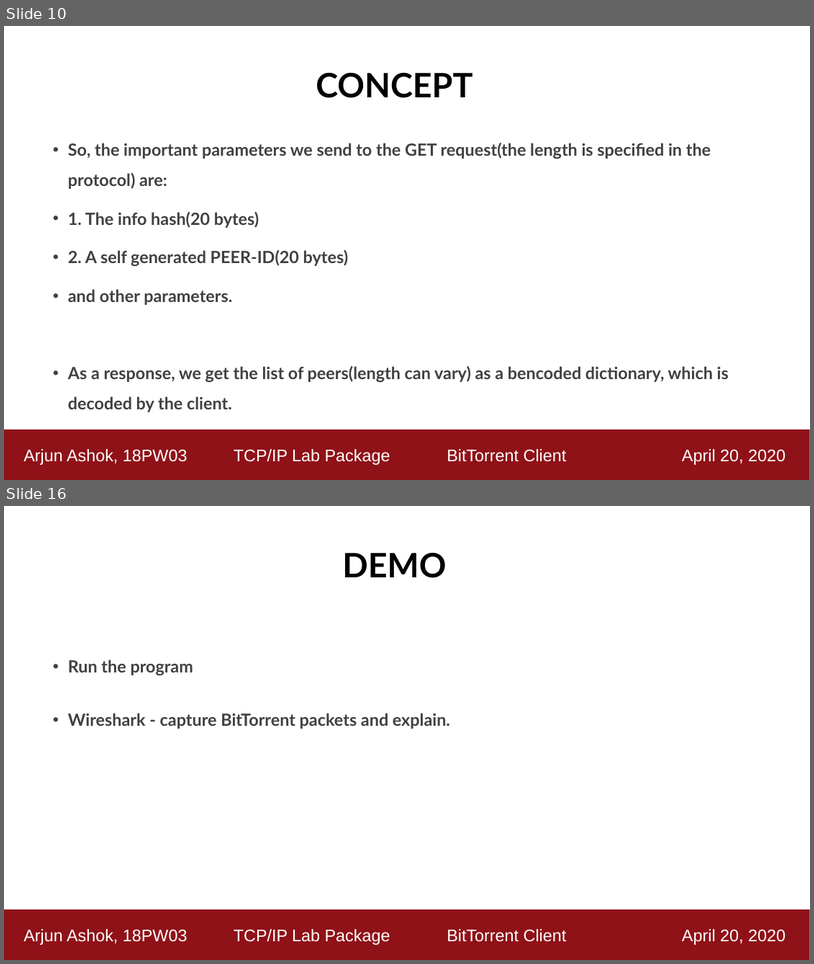
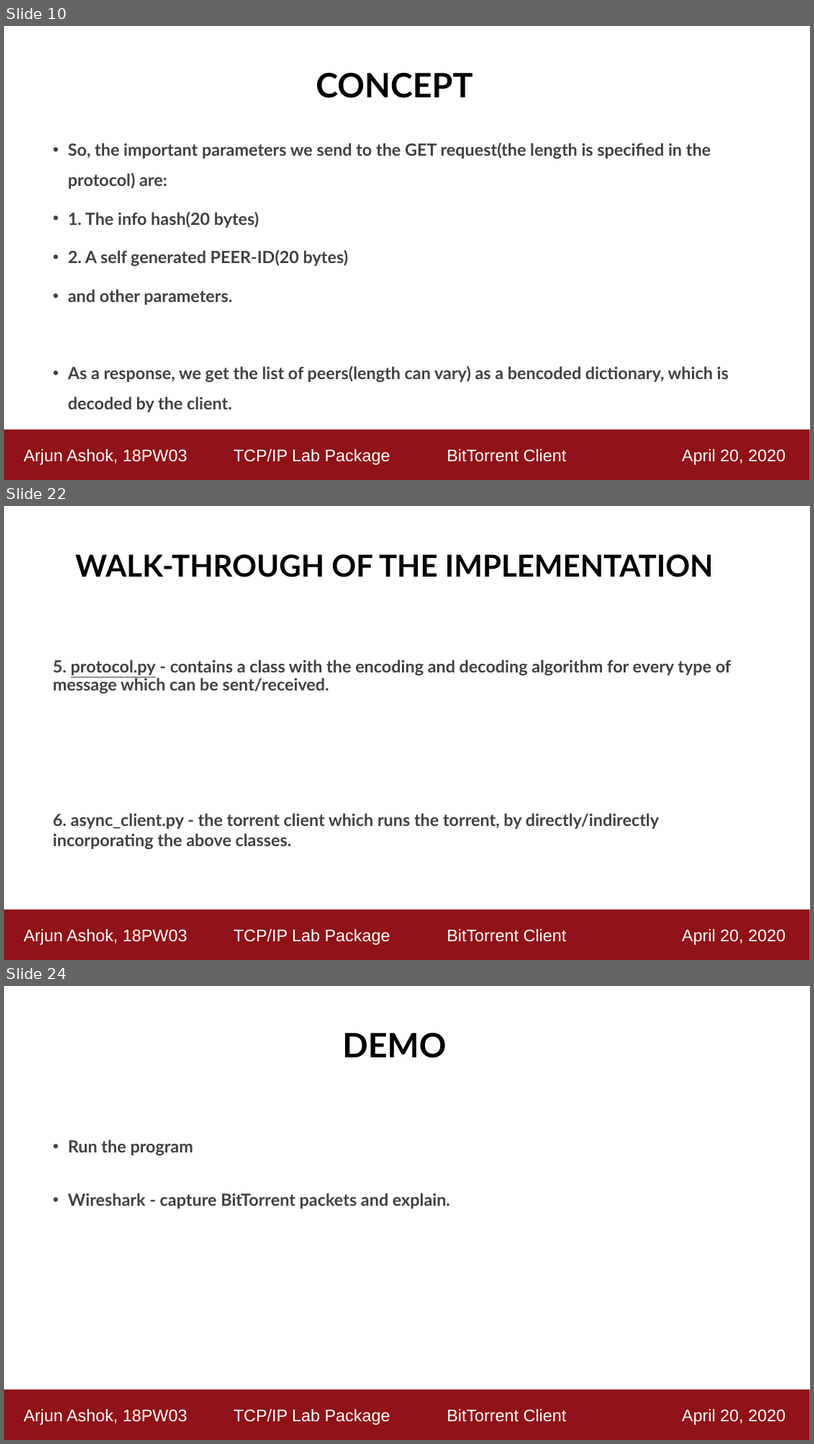
Before and after one commit to ashok-arjun/Torrenter, a slide deck: Demo_Presentation.pptx. Shown one above the other, each under a label of ours: slides 10 and 16 before the commit, slides 10, 22 and 24 after it; the slides between them are not shown. The pictures are 814x964 and 814x1444 pixels, drawn with LibreOffice and Linux fonts; fonts in the diff are those of the drawing. Boxes give left, top, right and bottom in pixels: in the first picture for what was removed or moved away, otherwise in the second. Text is boxed around its words. In the diff, an @@ line names an element or a change of style, - is before the commit and + after.

```diff
--- a/Demo_Presentation.pptx
+++ b/Demo_Presentation.pptx
@@ slide 22 added at <box>4,506,810,960</box>, background #FFFFFF @@
@@ title added at <box>75,554,714,577</box>, 36 pt, text #000000, bold @@
+WALK-THROUGH OF THE IMPLEMENTATION
@@ text added at <box>53,659,732,849</box>, 20 pt, text #404040, bold @@
+5. protocol.py - contains a class with the encoding and decoding algorithm for every type of message which can be sent/received.
+6. async_client.py - the torrent client which runs the torrent, by directly/indirectly incorporating the above classes.
@@ rectangle added at <box>4,909,810,960</box>, fill #8F1218, 20 pt, text #FFFFFF @@
+Arjun Ashok, 18PW03 TCP/IP Lab Package BitTorrent Client April 20, 2020
@@ what was slide 16 is now slide 24 @@
```
Also in this commit, not shown: 10 slides changed, 8 other slides added, 39 other files.
